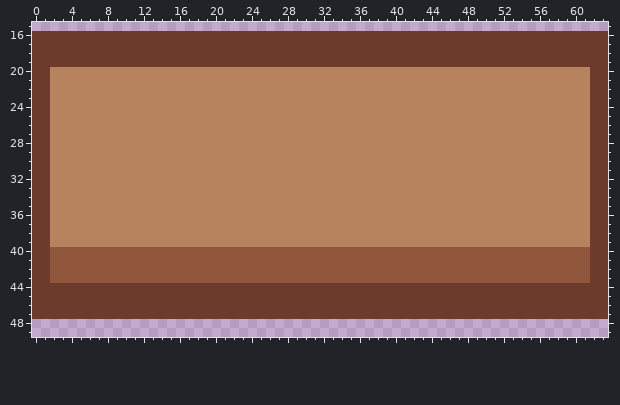
Pixel-art sprite, stored at Assets/Scenes/Main Folder/Art and Renders/horizontal_wall.png. The first picture shows the starting point.
The file is 64x64 pixels. Shown: x 0..63, y 15..49.
Once edited:
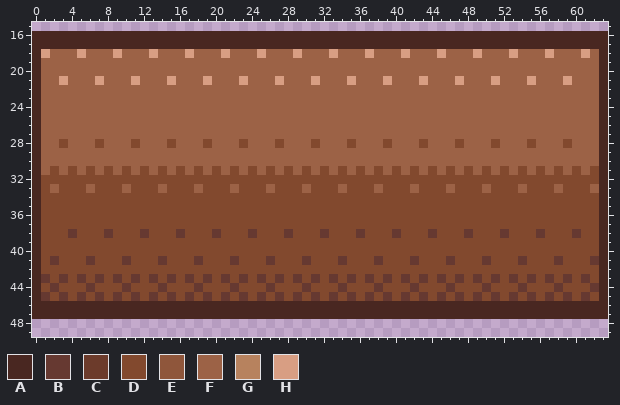
Palette (. is transparent): A #492721  B #663931  C #6c3b2b  D #82492e  E #8f563b  F #9c6246  G #b7825e  H #d89e83
What changed:
Changed rows in their new state; - is an unchanged pixel.
first column x 0:
16 AAAAAAAAAAAAAAAAAAAAAAAAAAAAAAAAAAAAAAAAAAAAAAAAAAAAAAAAAAAAAAAA
17 AAAAAAAAAAAAAAAAAAAAAAAAAAAAAAAAAAAAAAAAAAAAAAAAAAAAAAAAAAAAAAAA
18 AHFFFHFFFHFFFHFFFHFFFHFFFHFFFHFFFHFFFHFFFHFFFHFFFHFFFHFFFHFFFHFA
19 AFFFFFFFFFFFFFFFFFFFFFFFFFFFFFFFFFFFFFFFFFFFFFFFFFFFFFFFFFFFFFFA
20 AFFFFFFFFFFFFFFFFFFFFFFFFFFFFFFFFFFFFFFFFFFFFFFFFFFFFFFFFFFFFFFA
21 AFFHFFFHFFFHFFFHFFFHFFFHFFFHFFFHFFFHFFFHFFFHFFFHFFFHFFFHFFFHFFFA
22 AFFFFFFFFFFFFFFFFFFFFFFFFFFFFFFFFFFFFFFFFFFFFFFFFFFFFFFFFFFFFFFA
23 AFFFFFFFFFFFFFFFFFFFFFFFFFFFFFFFFFFFFFFFFFFFFFFFFFFFFFFFFFFFFFFA
24 AFFFFFFFFFFFFFFFFFFFFFFFFFFFFFFFFFFFFFFFFFFFFFFFFFFFFFFFFFFFFFFA
25 AFFFFFFFFFFFFFFFFFFFFFFFFFFFFFFFFFFFFFFFFFFFFFFFFFFFFFFFFFFFFFFA
26 AFFFFFFFFFFFFFFFFFFFFFFFFFFFFFFFFFFFFFFFFFFFFFFFFFFFFFFFFFFFFFFA
27 AFFFFFFFFFFFFFFFFFFFFFFFFFFFFFFFFFFFFFFFFFFFFFFFFFFFFFFFFFFFFFFA
28 AFFDFFFDFFFDFFFDFFFDFFFDFFFDFFFDFFFDFFFDFFFDFFFDFFFDFFFDFFFDFFFA
29 AFFFFFFFFFFFFFFFFFFFFFFFFFFFFFFFFFFFFFFFFFFFFFFFFFFFFFFFFFFFFFFA
30 AFFFFFFFFFFFFFFFFFFFFFFFFFFFFFFFFFFFFFFFFFFFFFFFFFFFFFFFFFFFFFFA
31 AFDFDFDFDFDFDFDFDFDFDFDFDFDFDFDFDFDFDFDFDFDFDFDFDFDFDFDFDFDFDFDA
32 ADDDDDDDDDDDDDDDDDDDDDDDDDDDDDDDDDDDDDDDDDDDDDDDDDDDDDDDDDDDDDDA
33 ADFDDDFDDDFDDDFDDDFDDDFDDDFDDDFDDDFDDDFDDDFDDDFDDDFDDDFDDDFDDDFA
34 ADDDDDDDDDDDDDDDDDDDDDDDDDDDDDDDDDDDDDDDDDDDDDDDDDDDDDDDDDDDDDDA
35 ADDDDDDDDDDDDDDDDDDDDDDDDDDDDDDDDDDDDDDDDDDDDDDDDDDDDDDDDDDDDDDA
36 ADDDDDDDDDDDDDDDDDDDDDDDDDDDDDDDDDDDDDDDDDDDDDDDDDDDDDDDDDDDDDDA
37 ADDDDDDDDDDDDDDDDDDDDDDDDDDDDDDDDDDDDDDDDDDDDDDDDDDDDDDDDDDDDDDA
38 ADDDBDDDBDDDBDDDBDDDBDDDBDDDBDDDBDDDBDDDBDDDBDDDBDDDBDDDBDDDBDDA
39 ADDDDDDDDDDDDDDDDDDDDDDDDDDDDDDDDDDDDDDDDDDDDDDDDDDDDDDDDDDDDDDA
40 ADDDDDDDDDDDDDDDDDDDDDDDDDDDDDDDDDDDDDDDDDDDDDDDDDDDDDDDDDDDDDDA
41 ADBDDDBDDDBDDDBDDDBDDDBDDDBDDDBDDDBDDDBDDDBDDDBDDDBDDDBDDDBDDDBA
42 ADDDDDDDDDDDDDDDDDDDDDDDDDDDDDDDDDDDDDDDDDDDDDDDDDDDDDDDDDDDDDDA
43 ABDBDBDBDBDBDBDBDBDBDBDBDBDBDBDBDBDBDBDBDBDBDBDBDBDBDBDBDBDBDBDA
44 ADBDDDBDDDBDDDBDDDBDDDBDDDBDDDBDDDBDDDBDDDBDDDBDDDBDDDBDDDBDDDBA
45 ABDBDBDBDBDBDBDBDBDBDBDBDBDBDBDBDBDBDBDBDBDBDBDBDBDBDBDBDBDBDBDA
46 AAAAAAAAAAAAAAAAAAAAAAAAAAAAAAAAAAAAAAAAAAAAAAAAAAAAAAAAAAAAAAAA
47 AAAAAAAAAAAAAAAAAAAAAAAAAAAAAAAAAAAAAAAAAAAAAAAAAAAAAAAAAAAAAAAA
Boxes around the changes in both pictures, in picture pixels (x1, y1, x2, y2):
changed: (32, 31, 608, 319)
